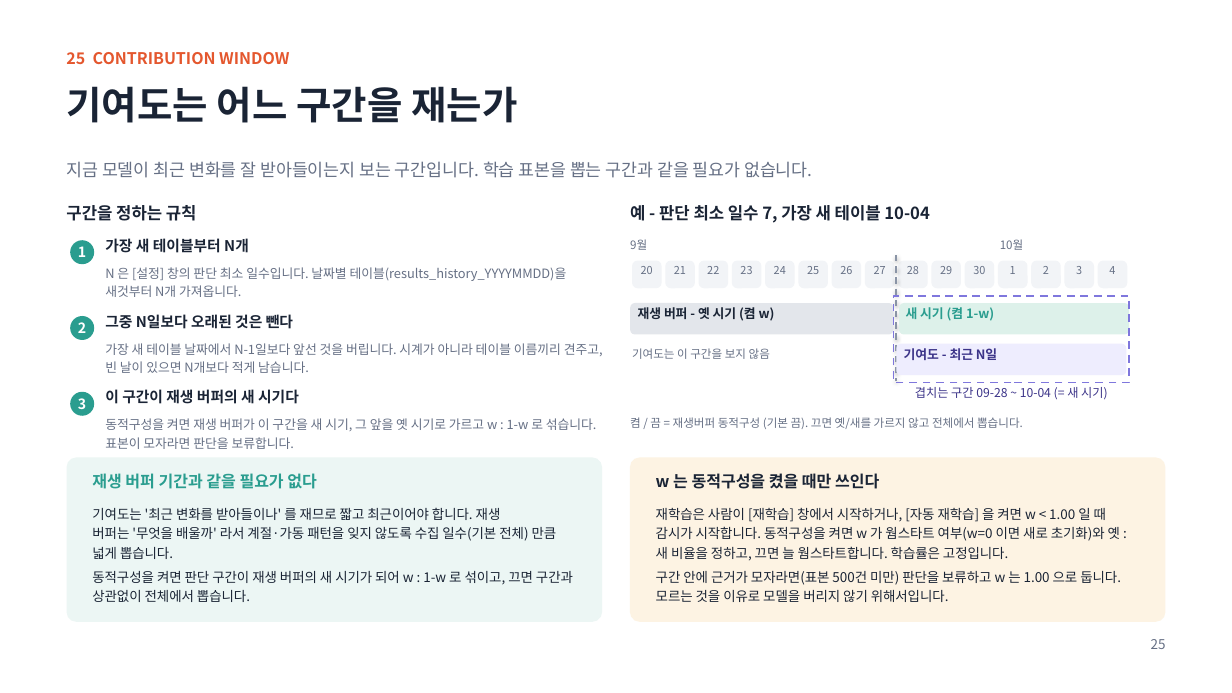
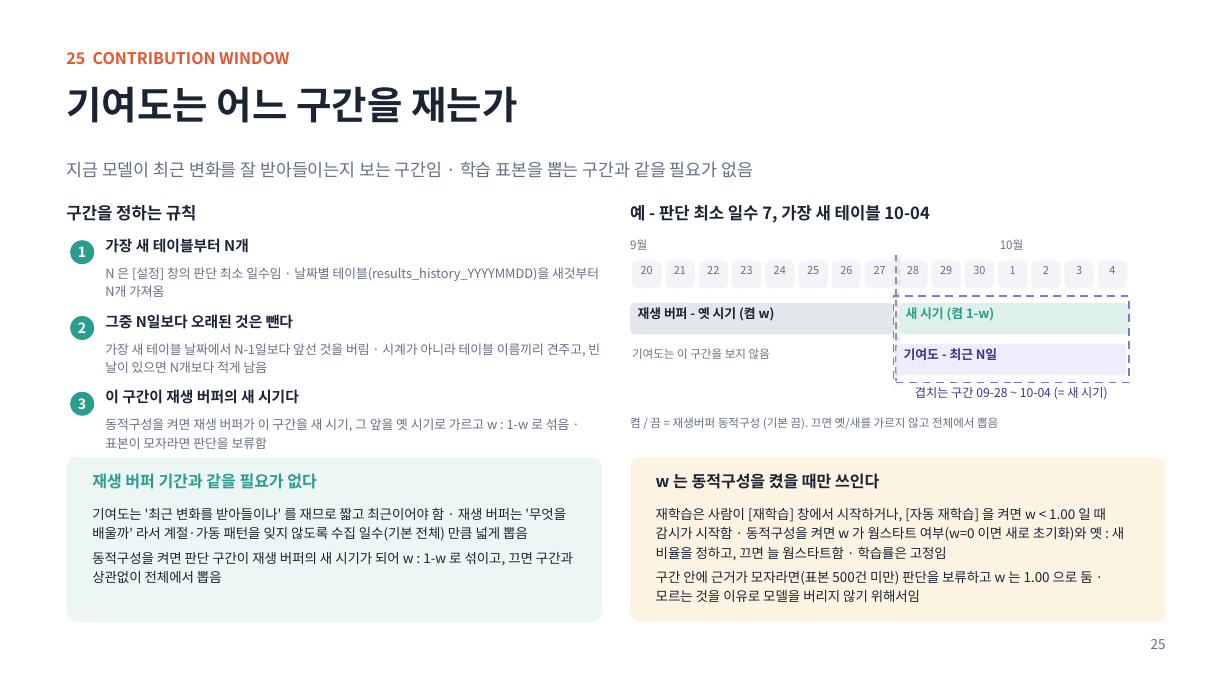
Before and after one commit to oskwon65/MultiModal_FireCam, a slide deck: slide 26 of 멀티모달_화재감지_분석서버_설치매뉴얼.pptx. Drawn at 1232x693 pixels with LibreOffice and Linux fonts; fonts in the diff are those of the drawing. Boxes give left, top, right and bottom in pixels: in the first picture for what was removed or moved away, otherwise in the second. Text is boxed around its words. In the diff, an @@ line names an element or a change of style, - is before the commit and + after.

```diff
--- a/멀티모달_화재감지_분석서버_설치매뉴얼.pptx
+++ b/멀티모달_화재감지_분석서버_설치매뉴얼.pptx
@@ text at (66, 161, 753, 178): text changed @@
-지금 모델이 최근 변화를 잘 받아들이는지 보는 구간입니다. 학습 표본을 뽑는 구간과 같을 필요가 없습니다.
+지금 모델이 최근 변화를 잘 받아들이는지 보는 구간임 · 학습 표본을 뽑는 구간과 같을 필요가 없음
@@ text at (105, 267, 599, 297): text changed @@
-N 은 [설정] 창의 판단 최소 일수입니다. 날짜별 테이블(results_history_YYYYMMDD)을 새것부터 N개 가져옵니다.
+N 은 [설정] 창의 판단 최소 일수임 · 날짜별 테이블(results_history_YYYYMMDD)을 새것부터 N개 가져옴
@@ text at (105, 343, 600, 373): text changed @@
-가장 새 테이블 날짜에서 N-1일보다 앞선 것을 버립니다. 시계가 아니라 테이블 이름끼리 견주고, 빈 날이 있으면 N개보다 적게 남습니다.
+가장 새 테이블 날짜에서 N-1일보다 앞선 것을 버림 · 시계가 아니라 테이블 이름끼리 견주고, 빈 날이 있으면 N개보다 적게 남음
@@ text at (105, 418, 570, 449): text changed @@
-동적구성을 켜면 재생 버퍼가 이 구간을 새 시기, 그 앞을 옛 시기로 가르고 w : 1-w 로 섞습니다. 표본이 모자라면 판단을 보류합니다.
+동적구성을 켜면 재생 버퍼가 이 구간을 새 시기, 그 앞을 옛 시기로 가르고 w : 1-w 로 섞음 · 표본이 모자라면 판단을 보류함
@@ text at (630, 417, 998, 429): text changed @@
-켬 / 끔 = 재생버퍼 동적구성 (기본 끔). 끄면 옛/새를 가르지 않고 전체에서 뽑습니다.
+켬 / 끔 = 재생버퍼 동적구성 (기본 끔). 끄면 옛/새를 가르지 않고 전체에서 뽑음
@@ text at (92, 508, 573, 583): text changed @@
-기여도는 '최근 변화를 받아들이나' 를 재므로 짧고 최근이어야 합니다. 재생 버퍼는 '무엇을 배울까' 라서 계절·가동 패턴을 잊지 않도록 수집 일수(기본 전체) 만큼 넓게 뽑습니다.
-동적구성을 켜면 판단 구간이 재생 버퍼의 새 시기가 되어 w : 1-w 로 섞이고, 끄면 구간과 상관없이 전체에서 뽑습니다.
+기여도는 '최근 변화를 받아들이나' 를 재므로 짧고 최근이어야 함 · 재생 버퍼는 '무엇을 배울까' 라서 계절·가동 패턴을 잊지 않도록 수집 일수(기본 전체) 만큼 넓게 뽑음
+동적구성을 켜면 판단 구간이 재생 버퍼의 새 시기가 되어 w : 1-w 로 섞이고, 끄면 구간과 상관없이 전체에서 뽑음
@@ text at (656, 508, 1124, 602): text changed @@
-재학습은 사람이 [재학습] 창에서 시작하거나, [자동 재학습] 을 켜면 w < 1.00 일 때 감시가 시작합니다. 동적구성을 켜면 w 가 웜스타트 여부(w=0 이면 새로 초기화)와 옛 : 새 비율을 정하고, 끄면 늘 웜스타트합니다. 학습률은 고정입니다.
-구간 안에 근거가 모자라면(표본 500건 미만) 판단을 보류하고 w 는 1.00 으로 둡니다. 모르는 것을 이유로 모델을 버리지 않기 위해서입니다.
+재학습은 사람이 [재학습] 창에서 시작하거나, [자동 재학습] 을 켜면 w < 1.00 일 때 감시가 시작함 · 동적구성을 켜면 w 가 웜스타트 여부(w=0 이면 새로 초기화)와 옛 : 새 비율을 정하고, 끄면 늘 웜스타트함 · 학습률은 고정임
+구간 안에 근거가 모자라면(표본 500건 미만) 판단을 보류하고 w 는 1.00 으로 둠 · 모르는 것을 이유로 모델을 버리지 않기 위해서임
```
Also in this commit, not shown: 31 other slides changed, 5 slides added, 50 other files.
